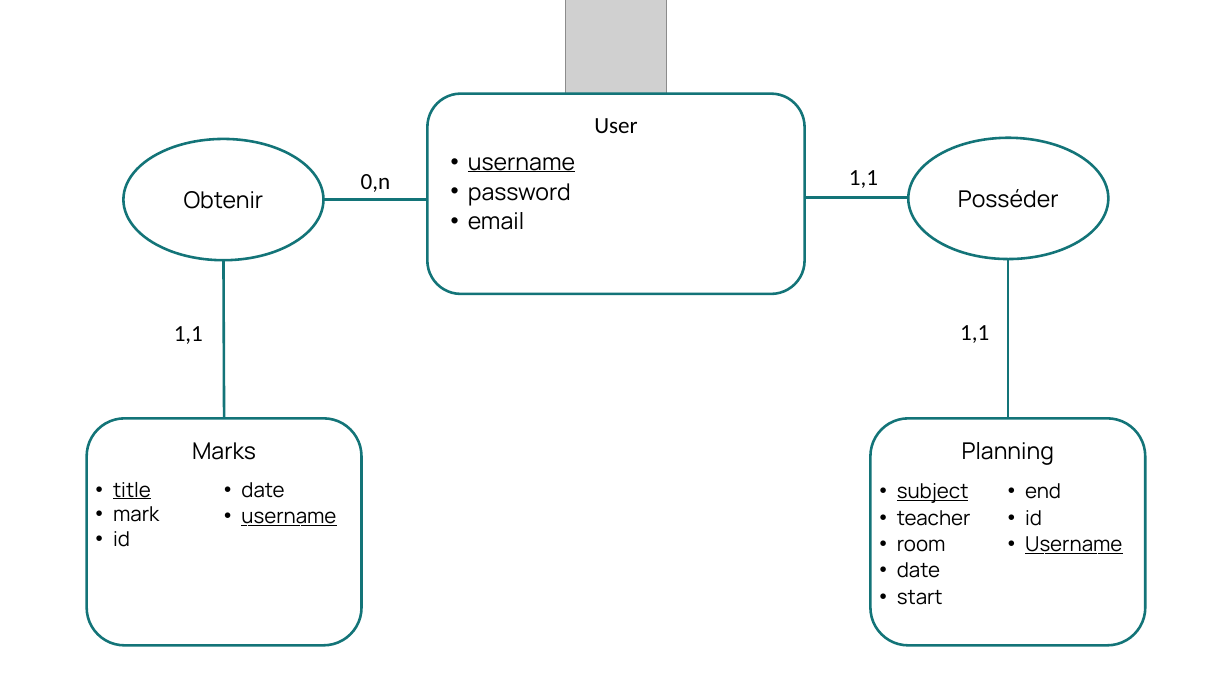
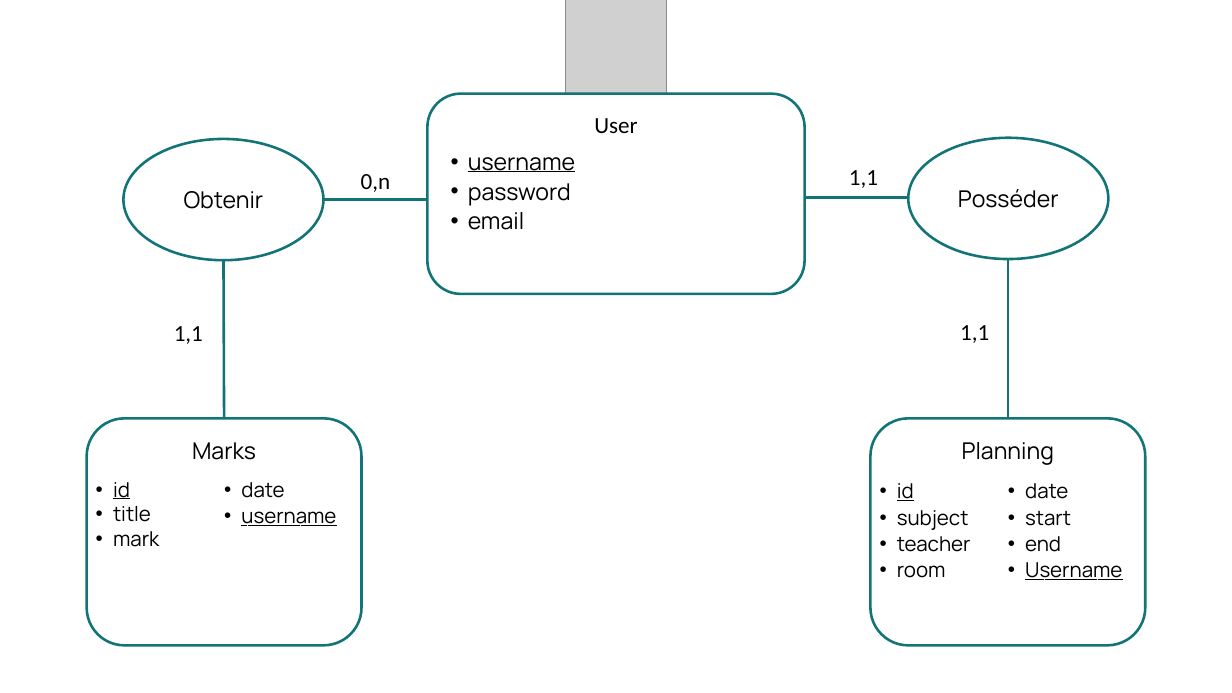
Before and after one commit to hugodemenez/isen-student-portal, a slide deck: slide 4 of presentation/Structure_Projet.pptx. Drawn at 1232x693 pixels with LibreOffice and Linux fonts; fonts in the diff are those of the drawing; grey boxes stand for pictures. Boxes give left, top, right and bottom in pixels: in the first picture for what was removed or moved away, otherwise in the second. Text is boxed around its words. In the diff, an @@ line names an element or a change of style, - is before the commit and + after.

```diff
--- a/presentation/Structure_Projet.pptx
+++ b/presentation/Structure_Projet.pptx
@@ text at (x1=113, y1=482, x2=130, y2=499): paragraph added @@
+• id
@@ text at (x1=113, y1=506, x2=151, y2=522): underline off in "title" @@
@@ text at (x1=897, y1=483, x2=914, y2=501): paragraph added @@
+• id
@@ text at (x1=113, y1=531, x2=130, y2=547): paragraph removed @@
-• id
@@ text at (x1=897, y1=510, x2=969, y2=530): underline off in "subject" @@
@@ text at (x1=1025, y1=510, x2=1042, y2=526): paragraph removed @@
-• id
```
Also in this commit, not shown: 1 slide added, 7 other files.
